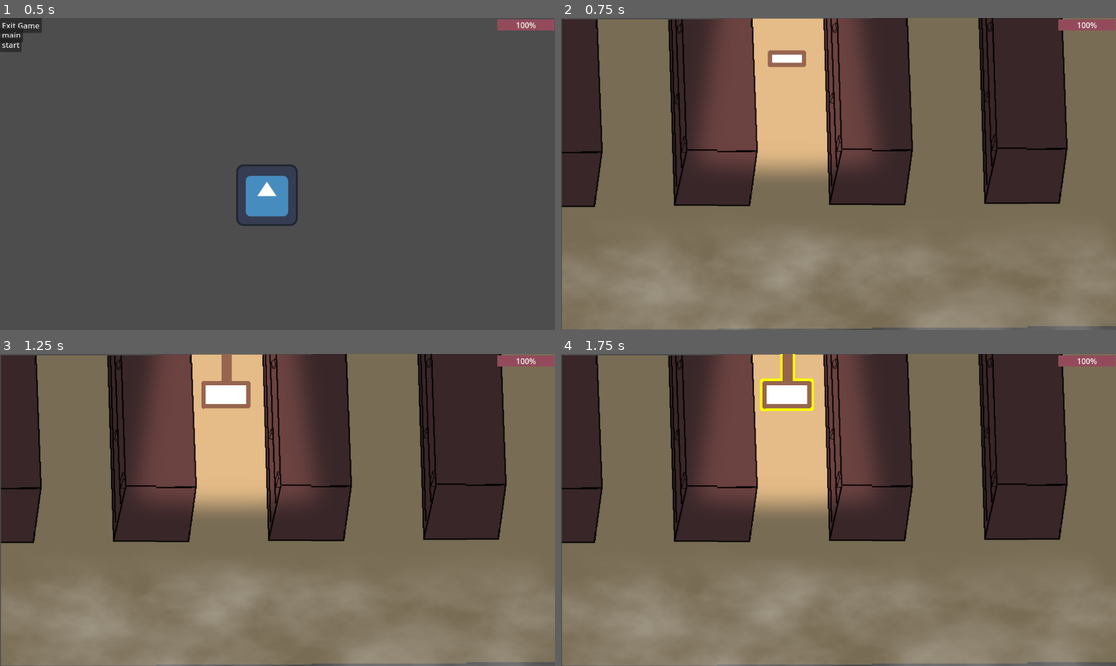
Above: before the commit, frames 1-4 (two rows, left to right).
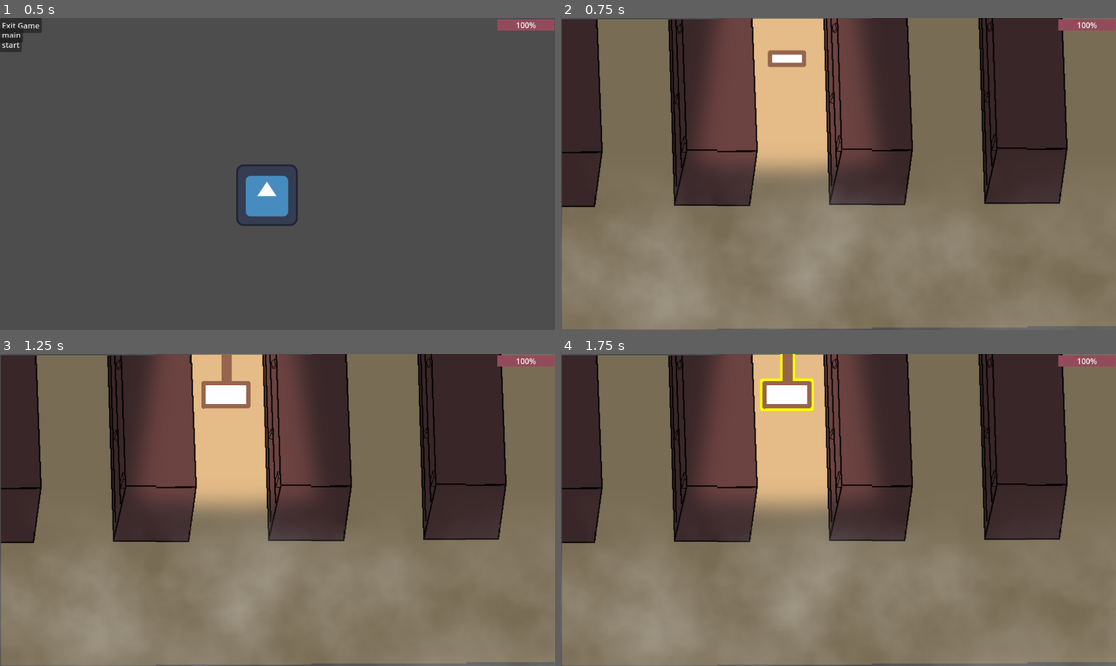
Above: after the commit, the same moments.

Repository: msharma2026/Grocers-Gauntlet
Game: Godot game, scene res://scenes/game.tscn
Same seed, same stepped clock (60 frames per second), same inputs: the game is played once before the commit and once after it. The engine's default icon, where the game draws it, is replaced by a stand-in: a white triangle on a blue panel in a dark square.
Inputs (mouse positions are in pixels of both pictures, inside the frame that each line leads up to):
- Up to frame 1 (0.5 s): no input
- Up to frame 2 (0.75 s): click "start" at 0.5 s
- Up to frame 3 (1.25 s): no input
- Up to frame 4 (1.75 s): tap Enter at 1.25 s; move the mouse to (788, 382) at 1.27 s; hold D (move_right) from 1.28 s (still down); click (788, 382) at 1.42 s

Frame 1 is identical in both runs. In frame 2, 1.7% of the frame differs, in the area x 30-98%, y 54-100%; in frame 3, 1.6%; in frame 4, 1.5%.
Error in both runs: Invalid assignment of property or key 'flip_h' with value of type 'bool' on a base object of type 'null instance'. (res://scripts/commands/move_right.gd:11)

Commit message:
refined the fog a bit

Diff:
--- a/GodotFiles/scenes/screens/aisles.tscn
+++ b/GodotFiles/scenes/screens/aisles.tscn
@@ -8,23 +8,6 @@
 [sub_resource type="ShaderMaterial" id="ShaderMaterial_v5lti"]
 shader = ExtResource("2_pk4b2")
 shader_parameter/collapse_depth = 0.0
-
-[sub_resource type="FastNoiseLite" id="FastNoiseLite_4jxdk"]
-seed = 5
-frequency = 0.0199
-fractal_octaves = 4
-fractal_lacunarity = 2.2
-fractal_gain = 0.4
-fractal_weighted_strength = 0.34
-
-[sub_resource type="NoiseTexture2D" id="NoiseTexture2D_adrcw"]
-noise = SubResource("FastNoiseLite_4jxdk")
-seamless = true
-
-[sub_resource type="ShaderMaterial" id="ShaderMaterial_u41uf"]
-shader = ExtResource("4_v5lti")
-shader_parameter/noise_texture = SubResource("NoiseTexture2D_adrcw")
-shader_parameter/speed = 0.02
 
 [sub_resource type="FastNoiseLite" id="FastNoiseLite_v5lti"]
 seed = 3
@@ -77,20 +60,11 @@
 [node name="CanvasModulate" type="CanvasModulate" parent="."]
 color = Color(0.5550329, 0.6734397, 0.8230748, 1)
 
-[node name="fog" type="ParallaxBackground" parent="."]
-layer = 100
-scale = Vector2(10.72, 5.88)
-transform = Transform2D(10.72, 0, 0, 5.88, 0, 0)
-scroll_offset = Vector2(0, 427.99997)
+[node name="FogLayer" type="CanvasLayer" parent="."]
 
-[node name="ParallaxLayer" type="ParallaxLayer" parent="fog"]
-material = SubResource("ShaderMaterial_u41uf")
-position = Vector2(112.220146, 287.7551)
-motion_mirroring = Vector2(108, 41)
-
-[node name="ColorRect" type="ColorRect" parent="fog/ParallaxLayer"]
+[node name="Fog" type="ColorRect" parent="FogLayer"]
 material = SubResource("ShaderMaterial_adrcw")
-offset_left = -111.94029
-offset_top = -221.42857
-offset_right = -4.7002945
-offset_bottom = -176.42857
+offset_left = -3.0
+offset_top = 257.0
+offset_right = 1293.0
+offset_bottom = 750.0
Not shown: 1 places in GodotFiles/scenes/screens/aisles.tscn that only renumber resources
